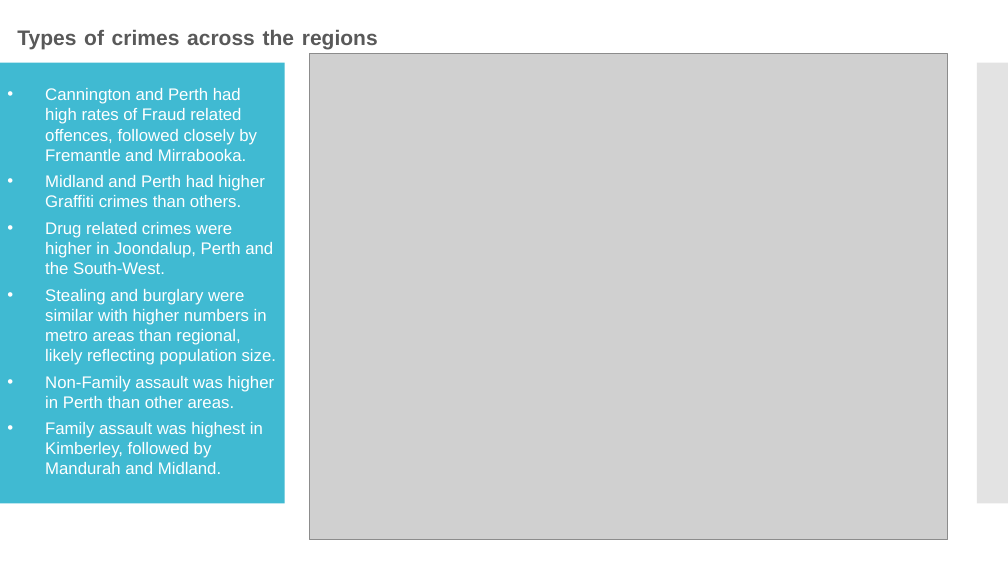
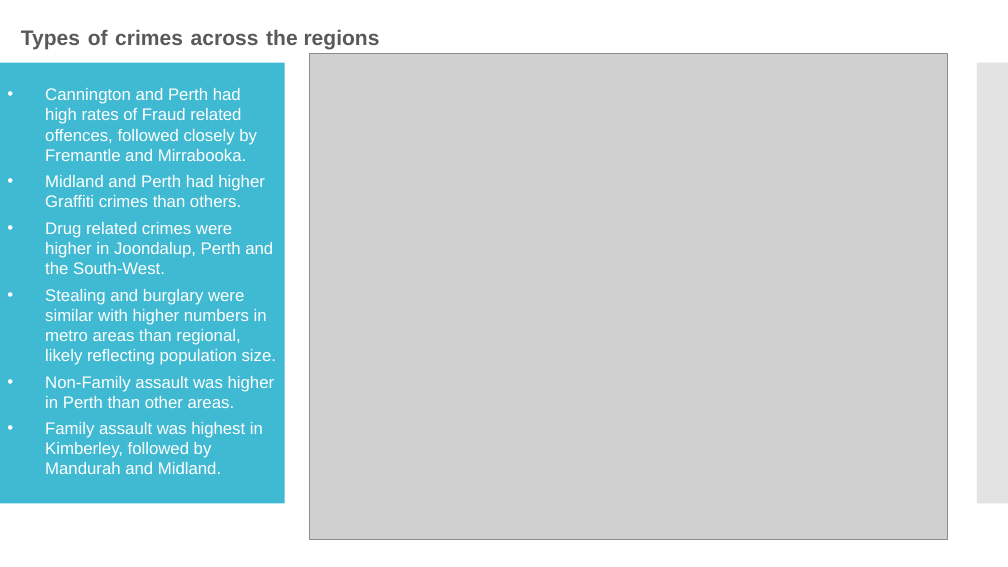
Before and after one commit to DrishP98/Project-1-, a slide deck: slide 5 of crime_data_wa_final.pptx. Drawn at 1008x567 pixels with LibreOffice and Linux fonts; fonts in the diff are those of the drawing; grey boxes stand for pictures. Boxes give left, top, right and bottom in pixels: in the first picture for what was removed or moved away, otherwise in the second. Text is boxed around its words. In the diff, an @@ line names an element or a change of style, - is before the commit and + after.

```diff
--- a/crime_data_wa_final.pptx
+++ b/crime_data_wa_final.pptx
@@ text "Types of crimes across the ...": place and size @@
-text "Types of crimes across the ..." at [17, 30, 378, 49]
+text "Types of crimes across the ..." at [21, 30, 380, 49]
```
Also in this commit, not shown: 5 other slides changed.
